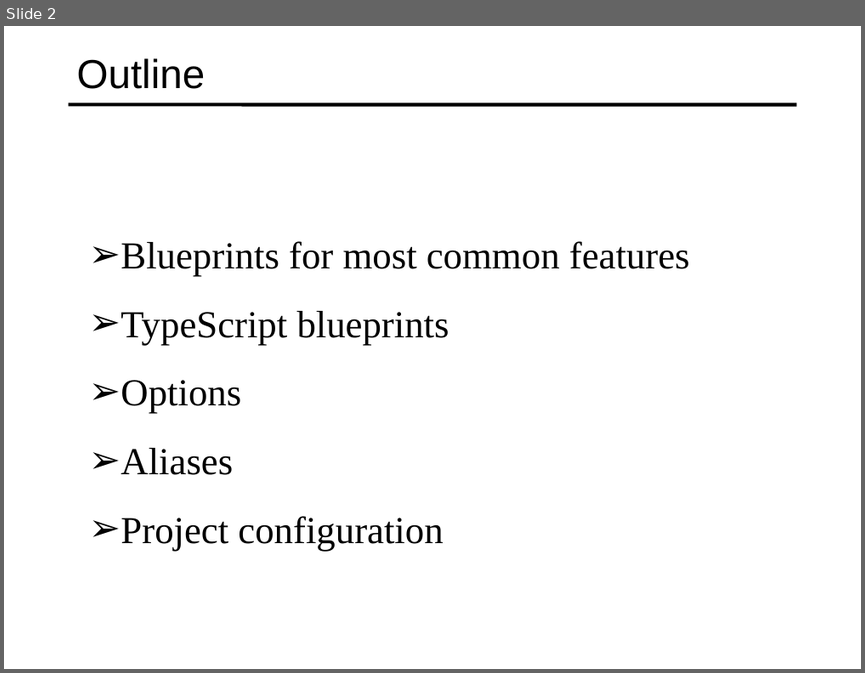
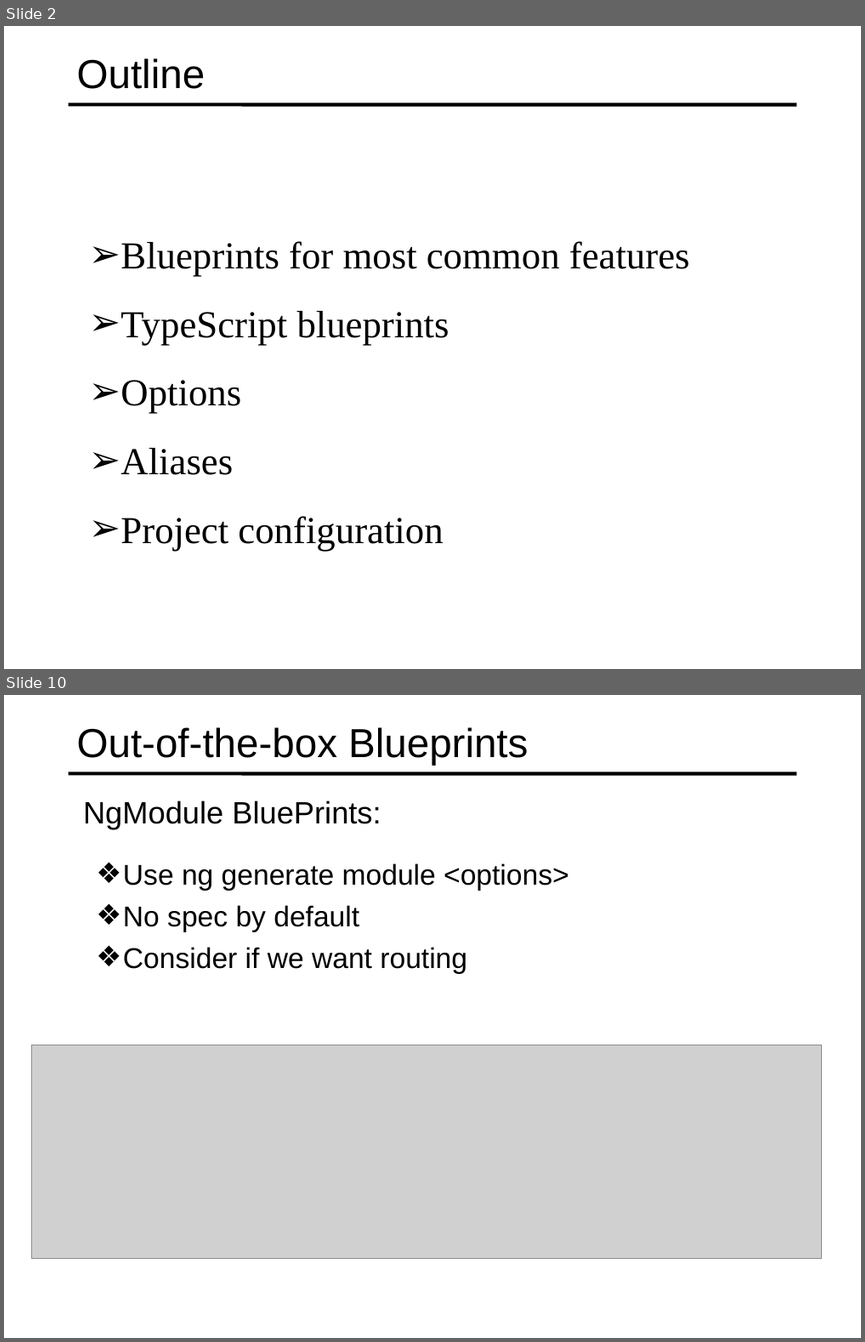
Before and after one commit to specter01wj/Jago_Link_Training, a slide deck: Angular/Angular7/Angular CLI/4.Generating Code from Blueprints/L4_Generating Code from Blueprints.ppt. Shown one above the other, each under a label of ours: slide 2 before the commit, slides 2 and 10 after it; the slides between them are not shown. The pictures are 865x673 and 865x1342 pixels, drawn with LibreOffice and Linux fonts; fonts in the diff are those of the drawing; grey boxes stand for pictures. Boxes give left, top, right and bottom in pixels: in the first picture for what was removed or moved away, otherwise in the second. Text is boxed around its words. In the diff, an @@ line names an element or a change of style, - is before the commit and + after.

```diff
--- a/Angular/Angular7/Angular CLI/4.Generating Code from Blueprints/L4_Generating Code from Blueprints.ppt
+++ b/Angular/Angular7/Angular CLI/4.Generating Code from Blueprints/L4_Generating Code from Blueprints.ppt
@@ slide 10 added at box(4, 695, 861, 1338), background #FFFFFF; not listed: 1 template element that a slide beside it also shows @@
@@ title added at box(77, 727, 528, 766), 34 pt, text #000000 @@
+Out-of-the-box Blueprints
@@ text added at box(83, 800, 381, 829), 25.9 pt, text #000000 @@
+  NgModule BluePrints:
@@ text added at box(123, 863, 569, 974), 24 pt, text #000000 @@
+  ❖ Use ng generate module <options>
+  ❖ No spec by default
+  ❖ Consider if we want routing
@@ picture added at box(31, 1045, 821, 1259) @@
```
Also in this commit, not shown: 1 slide changed, 8 other slides added, 9 slides removed.
